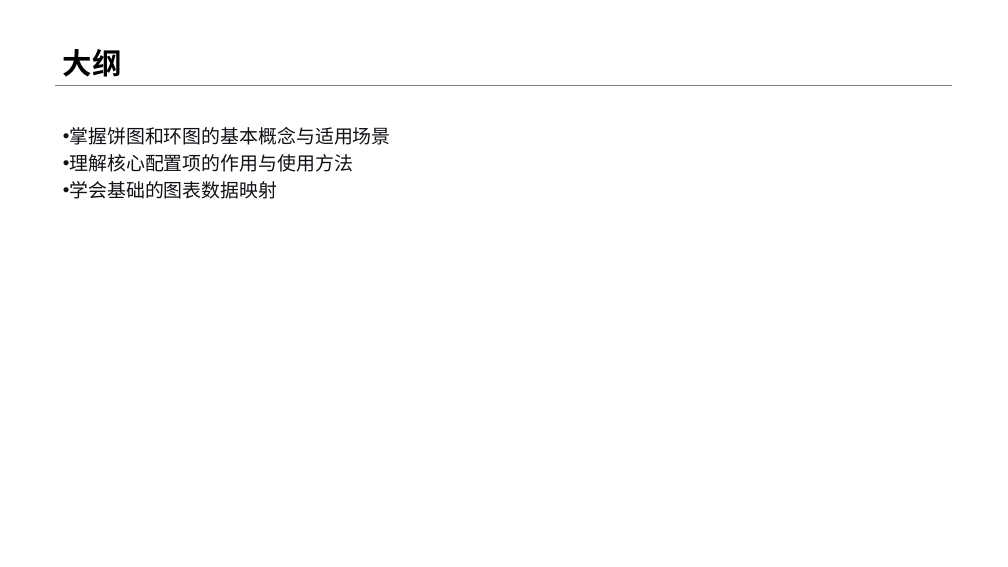
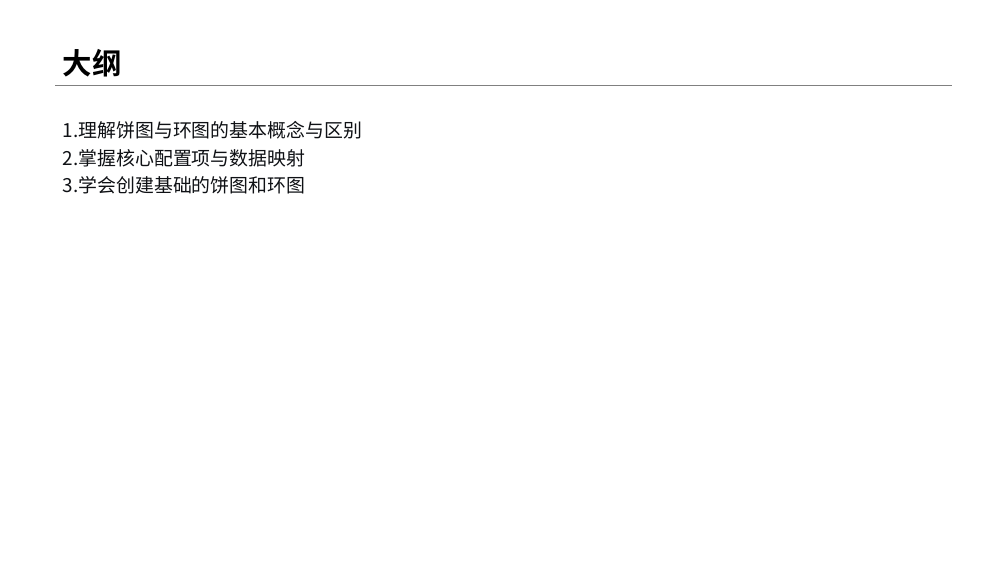
Before and after one commit to menglin1997/vchartCourse, a slide deck: slide 2 of code/Chapter 3 - Vchart Type/21-Pie/21-Pie.pptx. Drawn at 1008x567 pixels with LibreOffice and Linux fonts; fonts in the diff are those of the drawing. Boxes give left, top, right and bottom in pixels: in the first picture for what was removed or moved away, otherwise in the second. Text is boxed around its words. In the diff, an @@ line names an element or a change of style, - is before the commit and + after.

```diff
--- a/code/Chapter 3 - Vchart Type/21-Pie/21-Pie.pptx
+++ b/code/Chapter 3 - Vchart Type/21-Pie/21-Pie.pptx
@@ text at (63, 121, 362, 194): text changed @@
-• 掌握饼图和环图的基本概念与适用场景
-• 理解核心配置项的作用与使用方法
-• 学会基础的图表数据映射
+1. 理解饼图与环图的基本概念与区别
+2. 掌握核心配置项与数据映射
+3. 学会创建基础的饼图和环图
```
Also in this commit, not shown: 3 other slides changed, 9 slides added, 7 slides removed, 8 other files.
